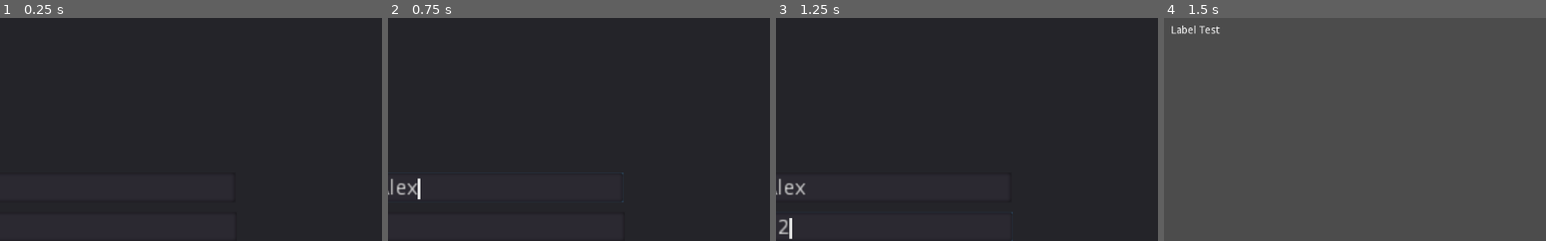
Above: before the commit, frames 1-4 (left to right).
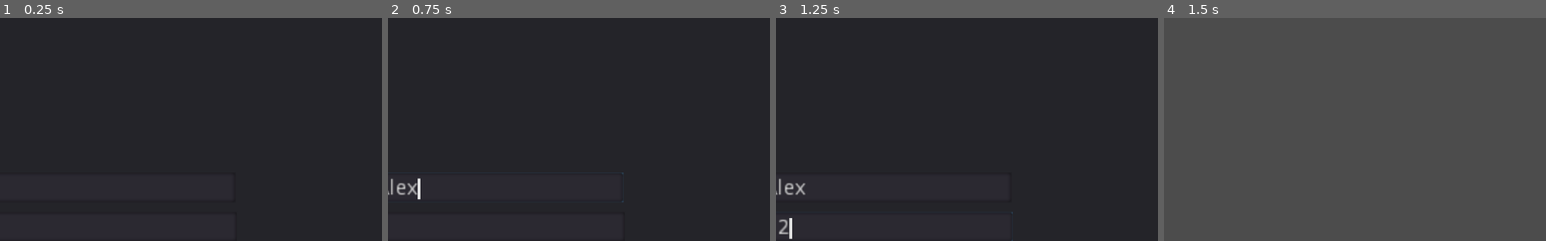
Above: after the commit, the same moments.

Repository: warez80/MultiplayerChess
Game: Godot game, scene res://Login.tscn
The game is run twice, just before and just after one commit, with the same random seed, the same clock (stepped at 60 frames per second) and the same inputs.
Inputs (mouse positions are % of the whole screen's width and height, from its top left):
- Up to frame 1 (0.25 s): no input
- Up to frame 2 (0.75 s): click (50, 46) at 0.52 s; type "Alex" at 0.6 s
- Up to frame 3 (1.25 s): click (51, 55) at 0.75 s; type "12" at 0.83 s
- Up to frame 4 (1.5 s): click "Login" at 1.25 s
The pictures show only the part of the screen within x 36-86%, y 8-58%; the shares and areas given below are measured in that part.

Frames 1-3 are identical in both runs. In frame 4, 0.2% of the frame differs, in the area x 2-15%, y 3-8%.

Commit message:
Updated styling

Diff:
--- a/LobbySearch.gd
+++ b/LobbySearch.gd
@@ -25,14 +25,26 @@
 	if json.result[0].action == 'lobby_search':
 		_update_Server_Browser(json.result[0].result)
 
+# Updates the server browser list
 func _update_Server_Browser(json):
 	print("Lobbies:")
 	for entry in json:
 		print(entry)
 		print("---")
-		var label = Label.new()
-		serverBrowser.add_child(label)
-		label.set_text(entry['lobby_name'])
+
+		var wrapper = VBoxContainer.new()
+		wrapper.rect_min_size = Vector2(10, 50)
+		serverBrowser.add_child(wrapper)
+
+
+		var title = Label.new()
+		title.set_text(entry['lobby_name'])
+		wrapper.add_child(title)
+
+		var host = Label.new()
+		host.set_text(entry['host_name'])
+		wrapper.add_child(host)
+
 
 func _on_Search_pressed():
 	var QUERY = "a=lobby_search&t="+token+"&n="+lobbyName.get_text()
--- a/LobbySearch.tscn
+++ b/LobbySearch.tscn
@@ -132,25 +132,6 @@
 size_flags_vertical = 1
 alignment = 0
 
-[node name="Label" type="Label" parent="ServerListWrapper" index="0"]
-
-anchor_left = 0.0
-anchor_top = 0.0
-anchor_right = 0.0
-anchor_bottom = 0.0
-margin_right = 610.0
-margin_bottom = 14.0
-rect_pivot_offset = Vector2( 0, 0 )
-rect_clip_content = false
-mouse_filter = 2
-mouse_default_cursor_shape = 0
-size_flags_horizontal = 1
-size_flags_vertical = 4
-text = "Label Test"
-percent_visible = 1.0
-lines_skipped = 0
-max_lines_visible = -1
-
 [node name="HTTPRequest" type="HTTPRequest" parent="." index="5"]
 
 download_file = ""
